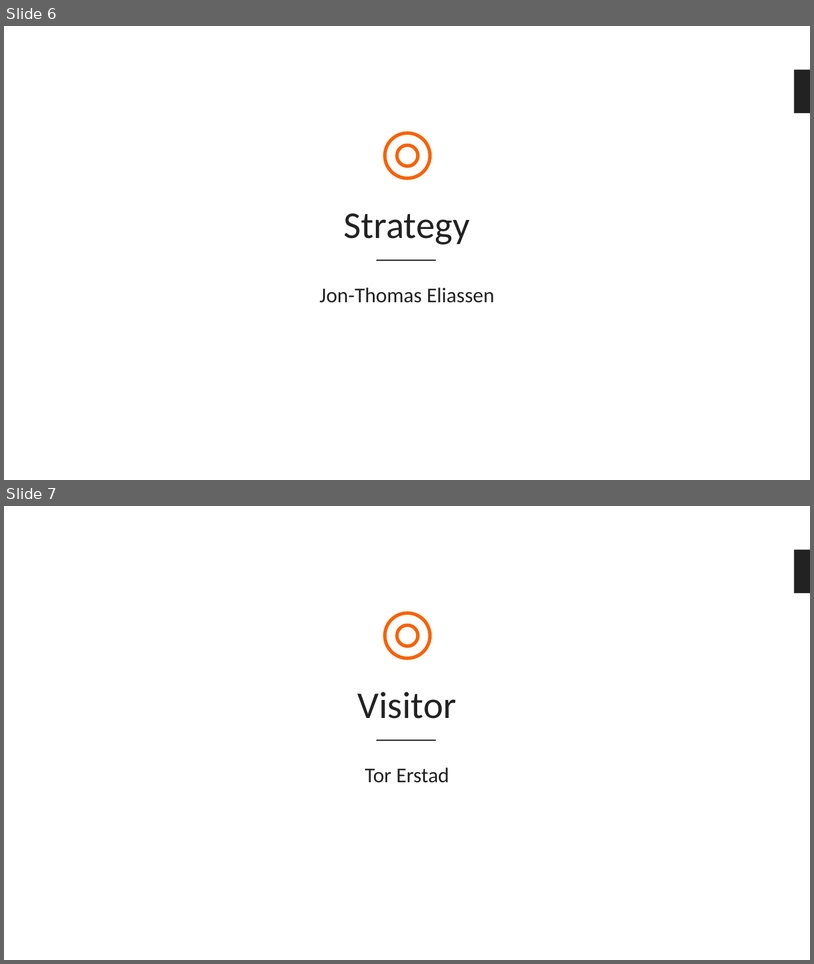
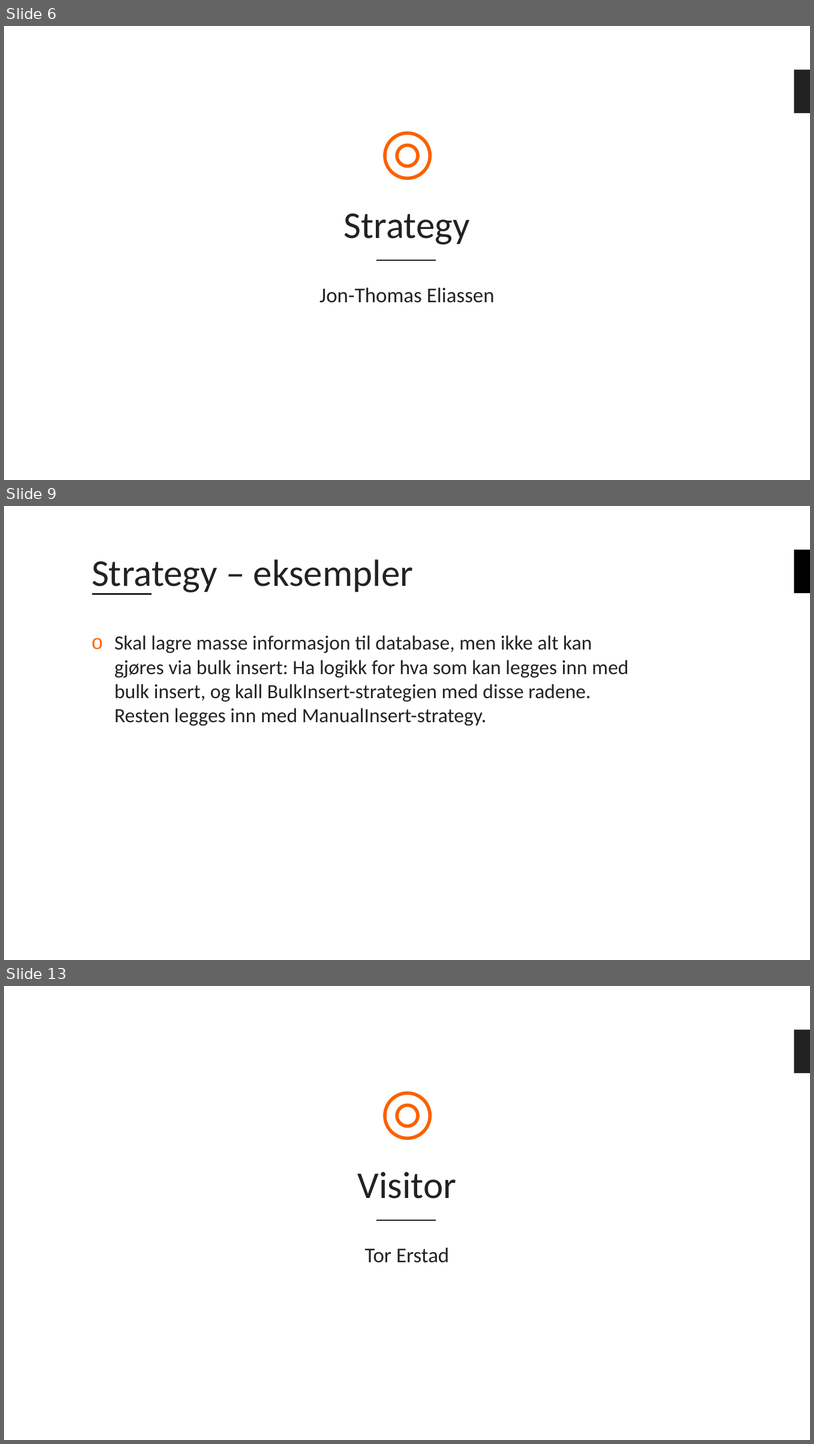
Before and after one commit to bouvet/VisitorAndStrategyPattern, a slide deck: Presentasjon.pptx. Shown one above the other, each under a label of ours: slides 6 and 7 before the commit, slides 6, 9 and 13 after it; the slides between them are not shown. The pictures are 814x964 and 814x1444 pixels, drawn with LibreOffice and Linux fonts; fonts in the diff are those of the drawing; background and template pictures are left out. Boxes give left, top, right and bottom in pixels: in the first picture for what was removed or moved away, otherwise in the second. Text is boxed around its words. In the diff, an @@ line names an element or a change of style, - is before the commit and + after.

```diff
--- a/Presentasjon.pptx
+++ b/Presentasjon.pptx
@@ slide 9 added at <box>4,506,810,960</box>, background #FFFFFF @@
@@ title added at <box>92,559,413,595</box>, 45 pt, text #222222 @@
+Strategy – eksempler
@@ rectangle added at <box>795,550,810,593</box>, fill #000000 @@
@@ line added from (92, 594) to (152, 594), #222222 2 pt @@
@@ text added at <box>114,635,629,726</box>, 24 pt, text #222222 @@
+o Skal lagre masse informasjon til database, men ikke alt kan gjøres via bulk insert: Ha logikk for hva som kan legges inn med bulk insert, og kall BulkInsert-strategien med disse radene. Resten legges inn med ManualInsert-strategy.
@@ what was slide 7 is now slide 13 @@
```
Also in this commit, not shown: 5 other slides added.
